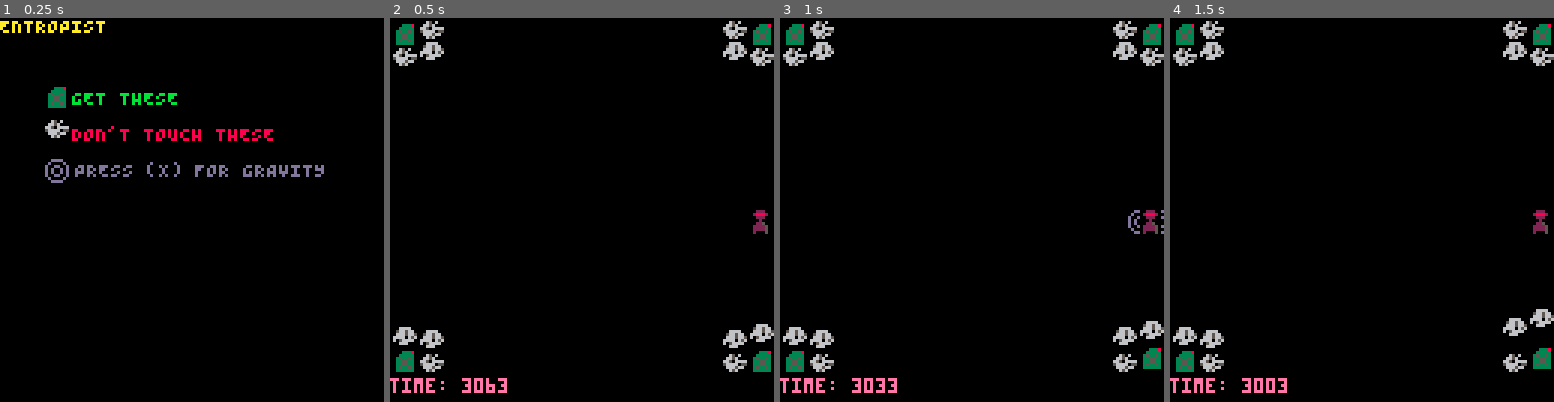
Above: before the commit, frames 1-4 (left to right).
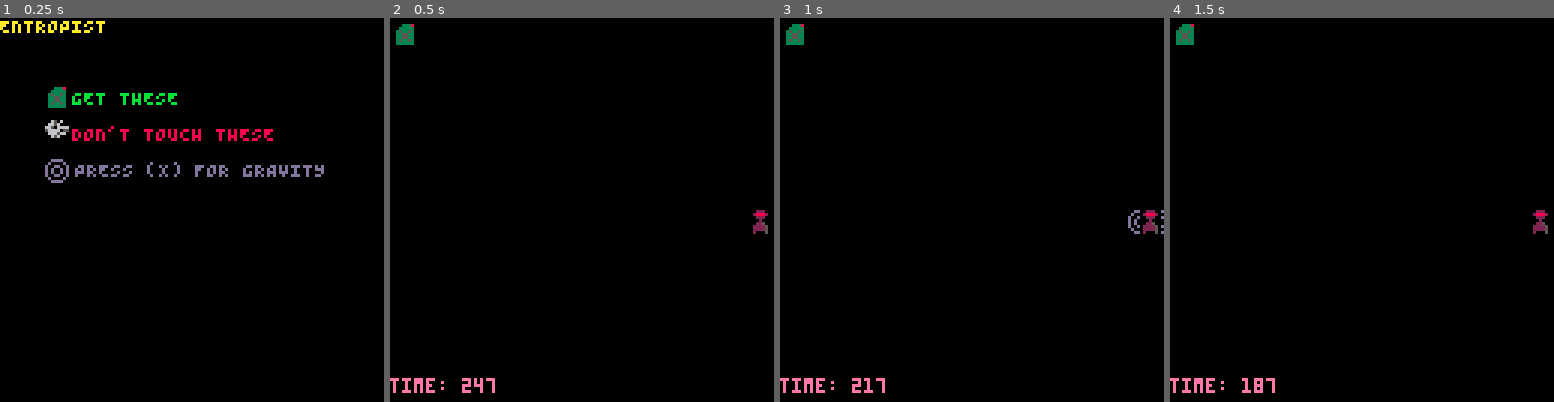
Above: after the commit, the same moments.

Repository: kitasuna/pico8-ttuor
Game: PICO-8 cartridge main.p8
Two runs of this game, one before a commit and one after it. Both use one fixed random seed, a clock stepped at 60 frames per second and the inputs below.
Inputs:
- Up to frame 1 (0.25 s): no input
- Up to frame 2 (0.5 s): tap X (X key) at 0.33 s
- Up to frame 3 (1 s): tap O (Z key) at 0.7 s
- Up to frame 4 (1.5 s): tap X (X key) at 1.07 s

Frame 1 is identical in both runs. In frame 2, 3.2% of the frame differs, in the area x 0-100%, y 0-98%; in frame 3, 3.2%; in frame 4, 3.2%.

Commit message:
Add level incrementing

Diff:
--- a/grav.lua
+++ b/grav.lua
@@ -46,5 +46,13 @@
     end
   end
 
+  tmp.reset = function()
+    tmp.active = false
+    tmp.cooldown = false
+    tmp.pos_x = 256
+    tmp.pos_y = 256
+    tmp.sprites = {}
+  end
+
   return tmp
 end
--- a/level.lua
+++ b/level.lua
@@ -1,8 +1,19 @@
 function get_levels()
   return {
-    -- { label="01", fuels = {{pos_x = 32, pos_y = 32}}, obstacles = {{pos_x= 48, pos_y = 48}} }
     {
       label="01",
+      time=1<<8,
+      fuels = {
+        {pos_x = 1, pos_y = 1},
+      },
+      player = {
+        pos_x = 120,
+        pos_y = 64,
+      },
+      obstacles = {}
+    },
+    {
+      label="02",
       time=12<<8,
       fuels = {
         {pos_x = 1, pos_y = 1},
@@ -28,6 +39,7 @@
         {pos_x= RESOLUTION_X - 17, pos_y = RESOLUTION_Y - 8},
         {pos_x= RESOLUTION_X - 8, pos_y = RESOLUTION_Y - 18},
       }
-    }
+    },
+
   }
 end
--- a/main.p8
+++ b/main.p8
@@ -21,6 +21,7 @@
 -- timers: table of running timers, these might fire events when they expire
 -- levels: holds level data
 -- level: current level pointer
+-- level_index: table index of current level
 --]]
 --
 function __draw() end
@@ -56,6 +57,15 @@
   end
 end
 
+victory_draw = function()
+  cls()
+  print("VICTORY", 65, 65, CLR_DGN)
+  print("VICTORY", 64, 64, CLR_GRN)
+end
+
+victory_update = function()
+end
+
 game_draw = function()
   cls()
   print("time: "..level.time, 0, 120, 14)
@@ -120,6 +130,20 @@
       end
     end
 
+    if count(fuel_man.fuels) == 0 then
+      level_index += 1
+      if level_index > count(levels) then
+        __update = victory_update
+        __draw = victory_draw
+      else
+        gravity.reset()
+        level = levels[level_index]
+        init_level(level)
+      end
+
+      return
+    end
+
     for k,obs in pairs(obs_man.obstacles) do
       -- Update pos first
       obs.update()
@@ -190,7 +214,8 @@
   -- Load levels
   levels = get_levels()
 
-  level = levels[1]
+  level_index = 1
+  level = levels[level_index]
 
   init_level(level)
 
